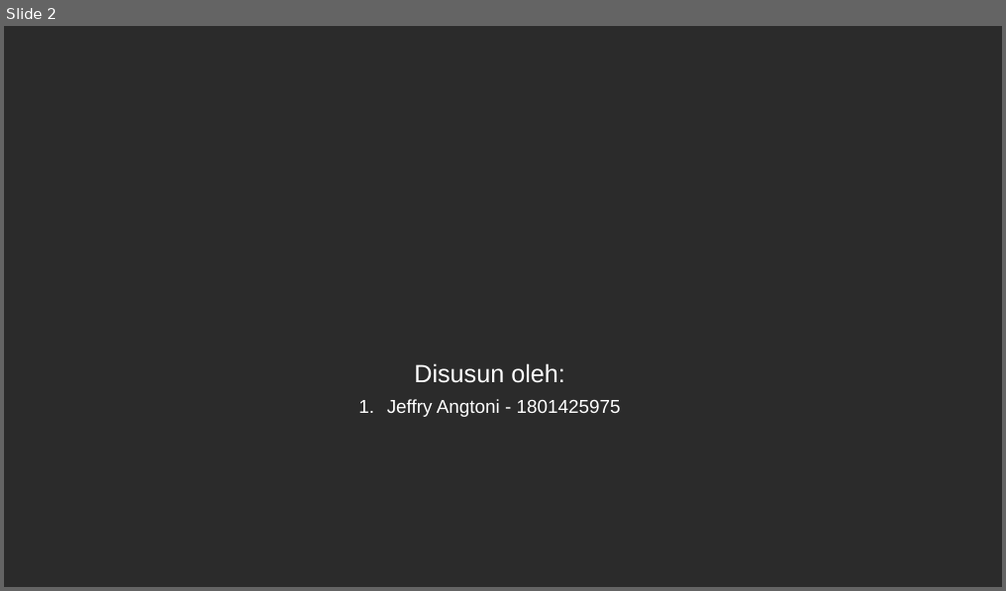
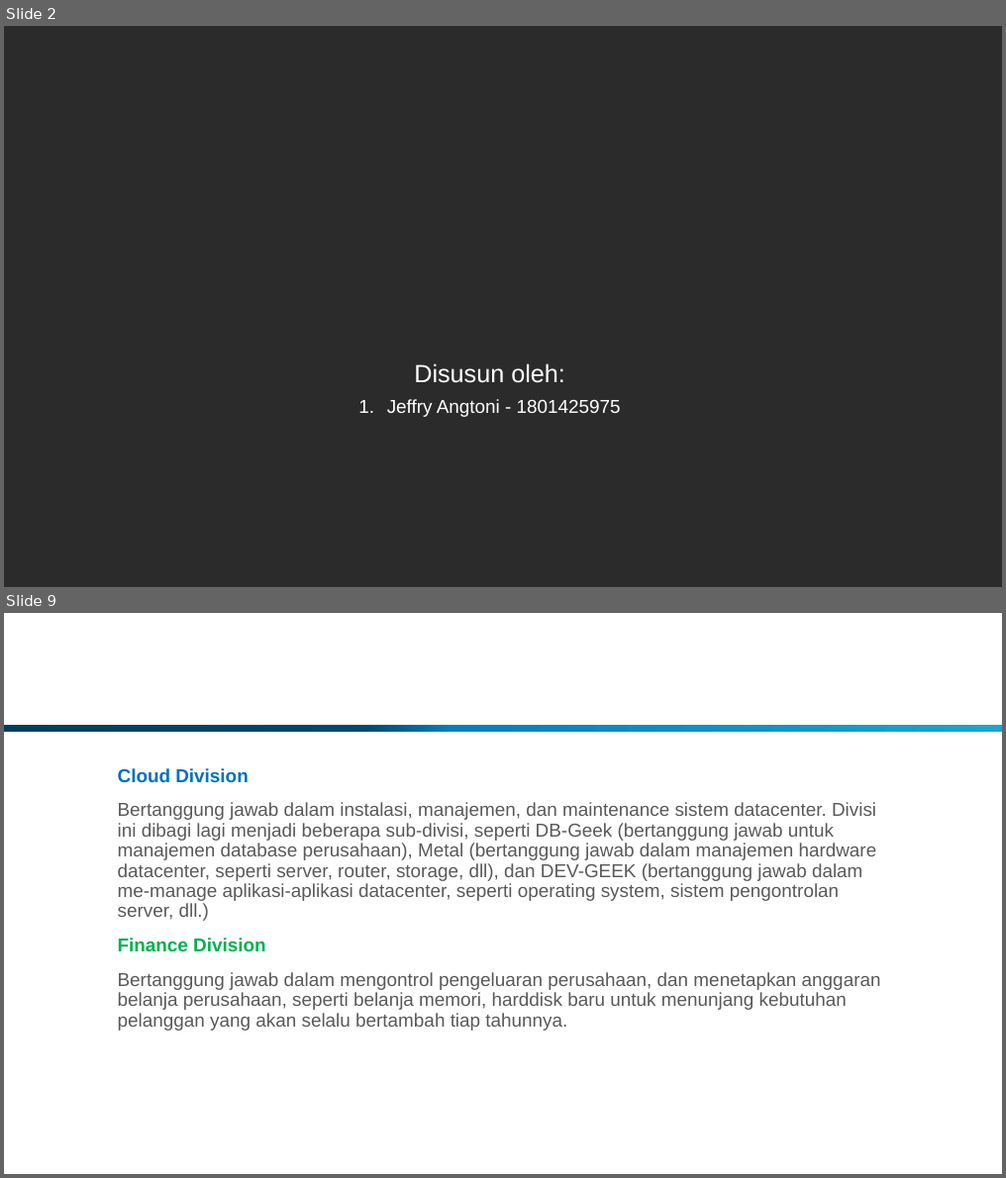
Before and after one commit to jeffryang24/RouterMaya, a slide deck: PPT/Business Plan MID.pptx. Shown one above the other, each under a label of ours: slide 2 before the commit, slides 2 and 9 after it; the slides between them are not shown. The pictures are 1006x591 and 1006x1178 pixels, drawn with LibreOffice and Linux fonts; fonts in the diff are those of the drawing; background and template pictures are left out; a plain dark background stands for a picture behind light text. Boxes give left, top, right and bottom in pixels: in the first picture for what was removed or moved away, otherwise in the second. Text is boxed around its words. In the diff, an @@ line names an element or a change of style, - is before the commit and + after.

Commit message:
#20161115 -> Change document structure and content

```diff
--- a/PPT/Business Plan MID.pptx
+++ b/PPT/Business Plan MID.pptx
@@ slide 9 added at bbox=[4, 613, 1002, 1174], background picture (left out) @@
@@ title added at bbox=[110, 634, 896, 719], 24 pt, text #FFFFFF @@
+Team – Organization Structure
@@ rectangle added at bbox=[4, 725, 1002, 732], fill gradient #003E60 to #00486E to #0180BF to #16A6D0 @@
@@ text added at bbox=[118, 768, 881, 1031], 18 pt, text #595959 @@
+Cloud Division
+Bertanggung jawab dalam instalasi, manajemen, dan maintenance sistem datacenter. Divisi ini dibagi lagi menjadi beberapa sub-divisi, seperti DB-Geek (bertanggung jawab untuk manajemen database perusahaan), Metal (bertanggung jawab dalam manajemen hardware datacenter, seperti server, router, storage, dll), dan DEV-GEEK (bertanggung jawab dalam me-manage aplikasi-aplikasi datacenter, seperti operating system, sistem pengontrolan server, dll.)
+Finance Division
+Bertanggung jawab dalam mengontrol pengeluaran perusahaan, dan menetapkan anggaran belanja perusahaan, seperti belanja memori, harddisk baru untuk menunjang kebutuhan pelanggan yang akan selalu bertambah tiap tahunnya.
```
Also in this commit, not shown: 5 slides changed, 2 other slides added, 1 other file.
